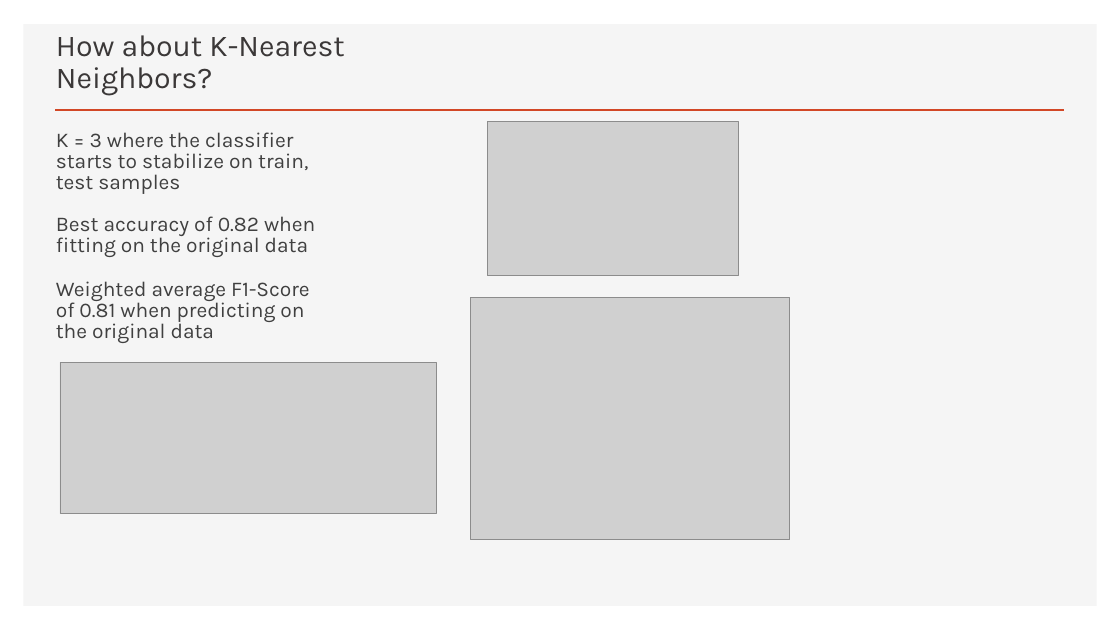
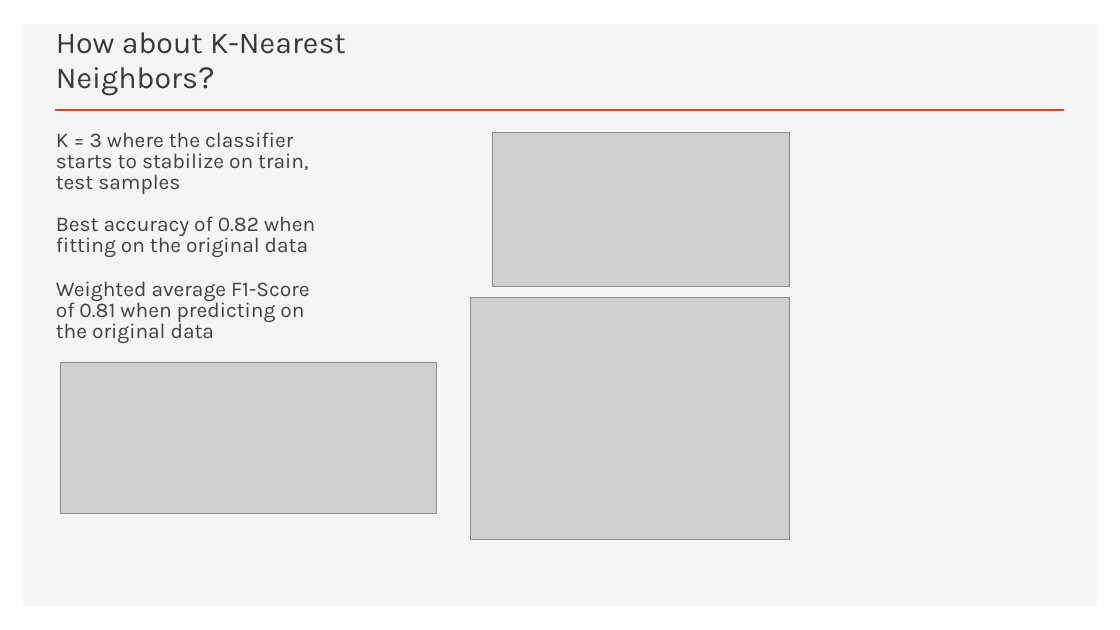
Before and after one commit to damuakula/FinalProject, a slide deck: slide 10 of PyschRegionsUS.pptx. Drawn at 1120x630 pixels with LibreOffice and Linux fonts; fonts in the diff are those of the drawing; grey boxes stand for pictures. Boxes give left, top, right and bottom in pixels: in the first picture for what was removed or moved away, otherwise in the second. Text is boxed around its words. In the diff, an @@ line names an element or a change of style, - is before the commit and + after.

```diff
--- a/PyschRegionsUS.pptx
+++ b/PyschRegionsUS.pptx
@@ text "How about K-Nearest Neighbors?" at (56,32,346,96): size 25.9 to 26 pt; size 25.9 to 28 pt in "Neighbors?" @@
@@ picture: place and size @@
-picture at (487,121,739,276)
+picture at (492,132,790,287)
```
Also in this commit, not shown: 9 other slides changed, 1 slide removed, 1 other file.
